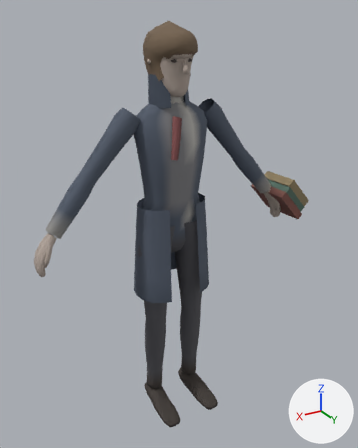
An edit to the glTF model assets/models/characters/elend.glb, drawn before and after from the same camera.
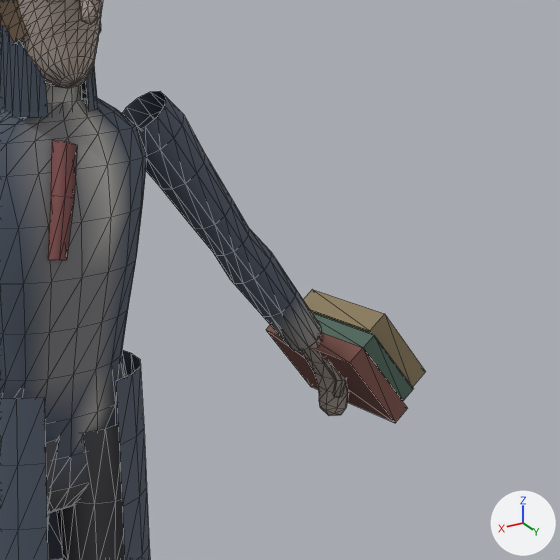
There are two pictures of each version: one whole from a camera (50 mm lens) standing at (1.044, 1.801, 1.87) and looking at (-0.043, -0.011, 0.965), one close up on the part from 43% to 100% of the width and 15% to 60% of the height. The axes (+X, +Y, +Z) are drawn at lower right. The lights are the same throughout. The first two pictures are the older version. The close-ups show mesh edges as thin lines. Vertices at exactly the same position are counted once.

Objects in the first close-up: 'Elend'.
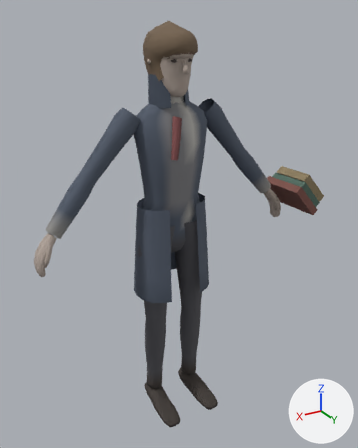
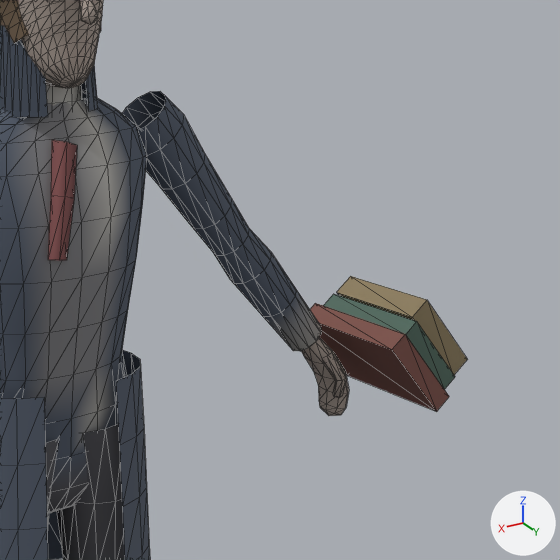
Pixel boxes [x1, y1, x2, y2] of what changed, in the close-ups (560 x 560 px; the box of a moved part takes in the faces that stretch with it):
```json
{"object": "Elend", "change": "reshaped", "before": [0, 0, 426, 560], "after": [0, 0, 467, 560]}
{"part": 1, "of": "me_elend", "change": "moved or reshaped", "before": [266, 325, 408, 423], "after": [310, 303, 449, 412]}
{"part": 2, "of": "me_elend", "change": "moved or reshaped", "before": [313, 313, 413, 401], "after": [323, 294, 455, 390]}
{"part": 3, "of": "me_elend", "change": "moved or reshaped", "before": [303, 290, 426, 387], "after": [337, 276, 467, 375]}
```

Scene script edits in JSON lines:
```json
{"block": "me_elend", "where": "# used by ob_elend; location = (0.0, 0.0, 0.0)"}
{"op": "remove", "block": "me_elend", "code": "me_elend.from_pydata(...)  # 1983 vertices, 3600 faces; spans x -0.75..0.63, y -0.16..0.22, z 0.0..1.84"}
{"op": "add", "block": "me_elend", "code": "me_elend.from_pydata(...)  # 1983 vertices, 3600 faces; spans x -0.79..0.63, y -0.16..0.22, z 0.0..1.84"}
{"block": "me_elend", "change": "me_elend part 1: the loose piece of 8 vertices spanning x -0.69..-0.54, y -0.13..0.13, z 0.89..1.06 is moved by (-0.04, 0.06, 0.04)"}
{"block": "me_elend", "change": "me_elend part 2: the loose piece of 8 vertices spanning x -0.71..-0.58, y -0.12..0.12, z 0.93..1.08 is moved by (-0.04, 0.06, 0.04)"}
{"block": "me_elend", "change": "me_elend part 3: the loose piece of 8 vertices spanning x -0.75..-0.6, y -0.11..0.11, z 0.95..1.11 is moved by (-0.04, 0.06, 0.04)"}
```
